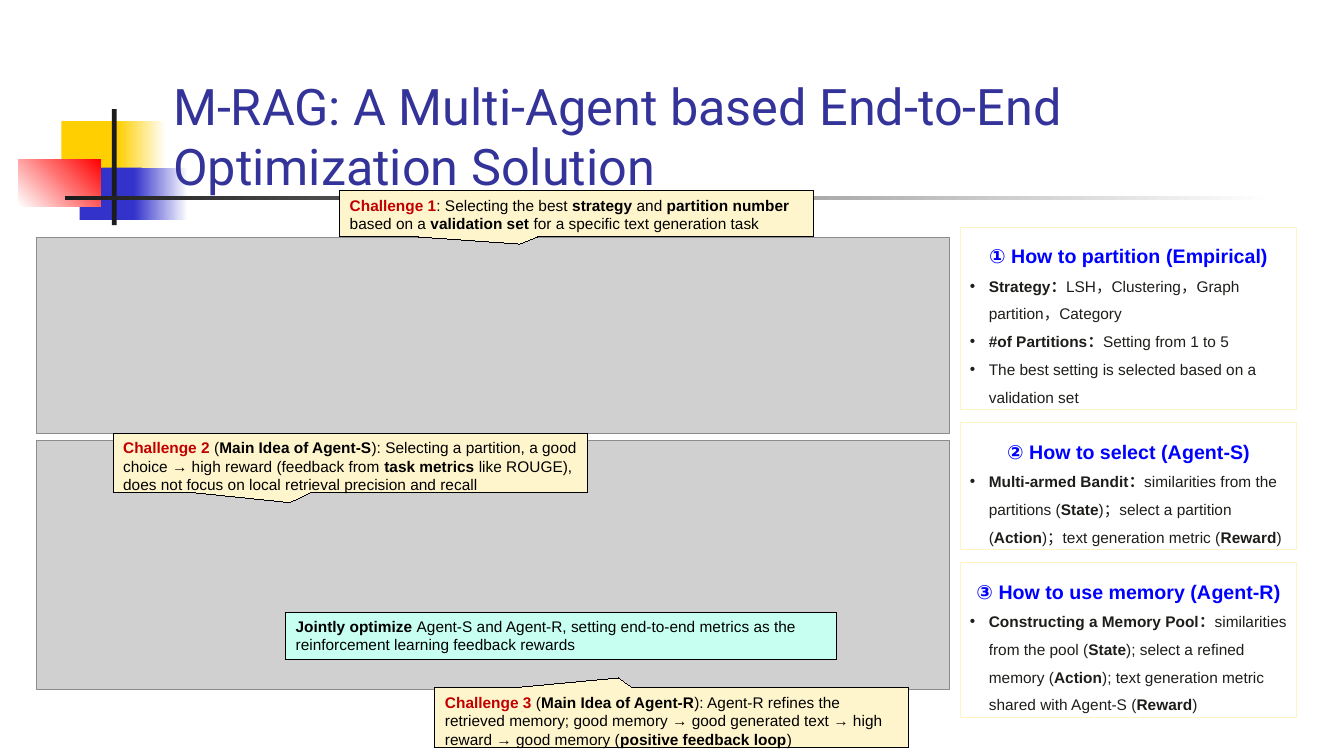
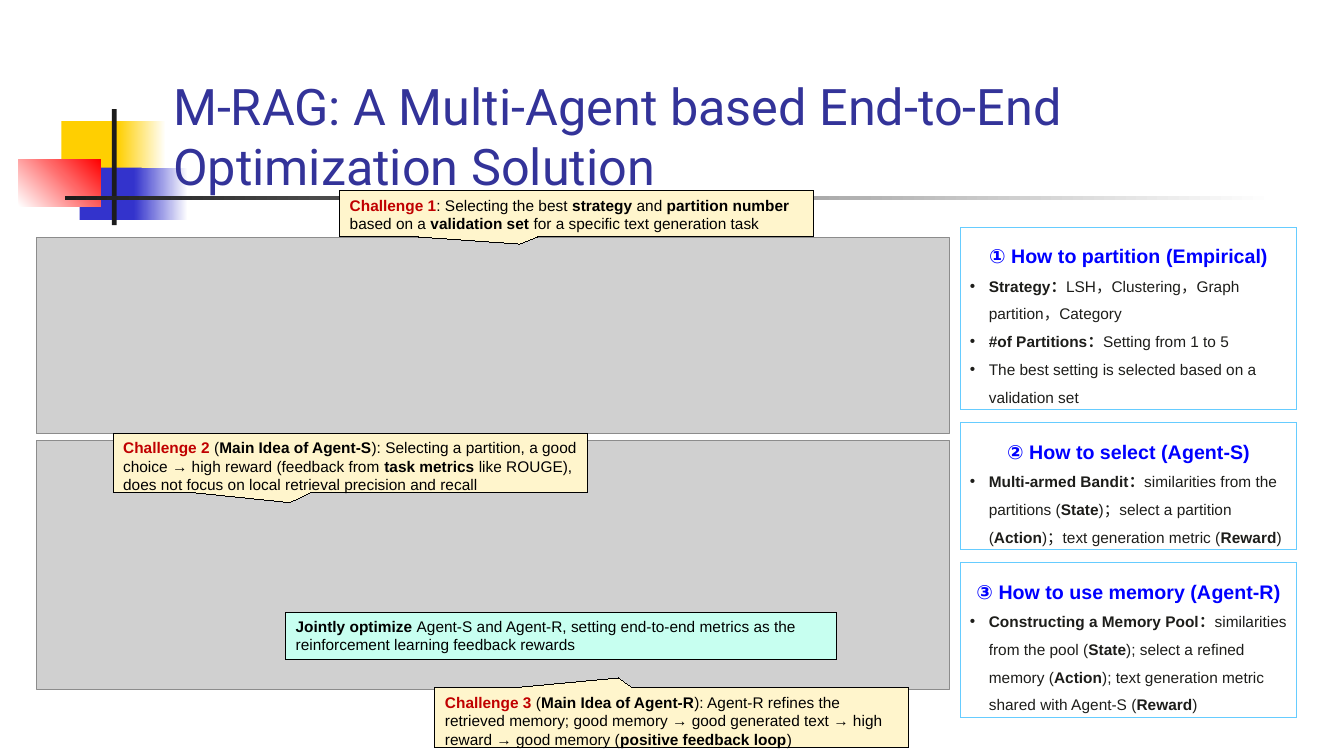
Before and after one commit to zhengwang125/zhengwang125.github.io, a slide deck: slide 4 of paper/M-RAG.pptx. Drawn at 1344x756 pixels with LibreOffice and Linux fonts; fonts in the diff are those of the drawing; grey boxes stand for pictures. Boxes give left, top, right and bottom in pixels: in the first picture for what was removed or moved away, otherwise in the second. Text is boxed around its words. In the diff, an @@ line names an element or a change of style, - is before the commit and + after.

```diff
--- a/paper/M-RAG.pptx
+++ b/paper/M-RAG.pptx
@@ outline #FFF4C8 0.75 pt to #66CCFF 0.75 pt in 3 elements at (960, 227, 1297, 409), (960, 423, 1297, 549), (960, 563, 1297, 717) @@
```
Also in this commit, not shown: 2 other slides changed, 1 other file.
